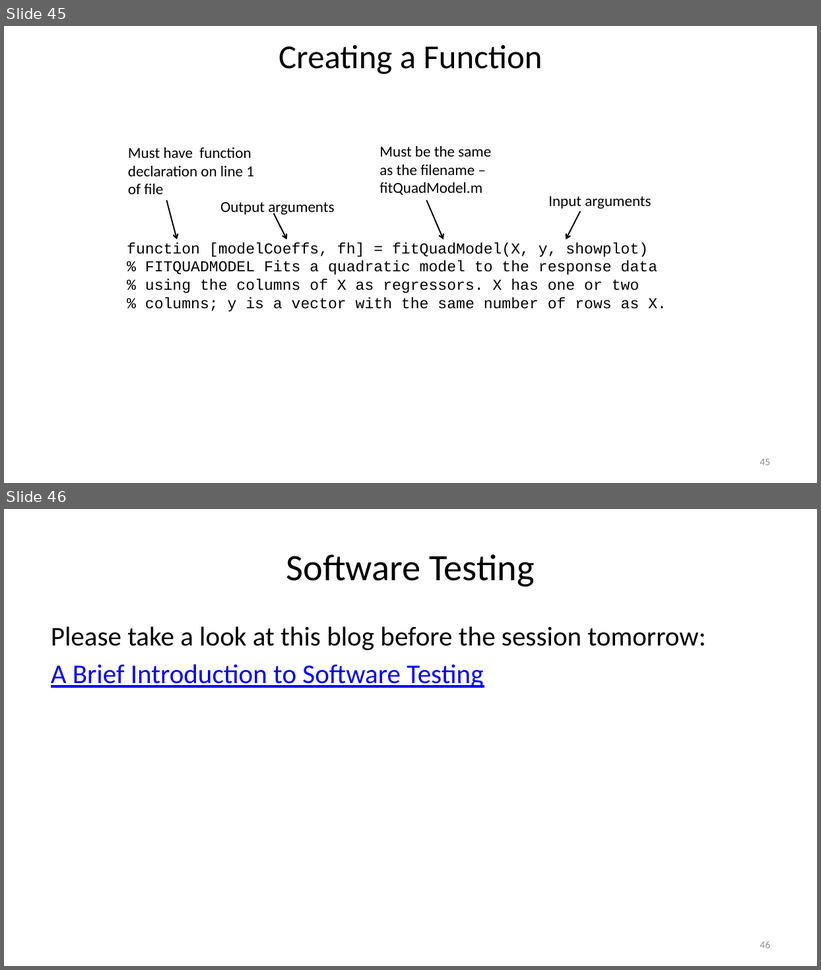
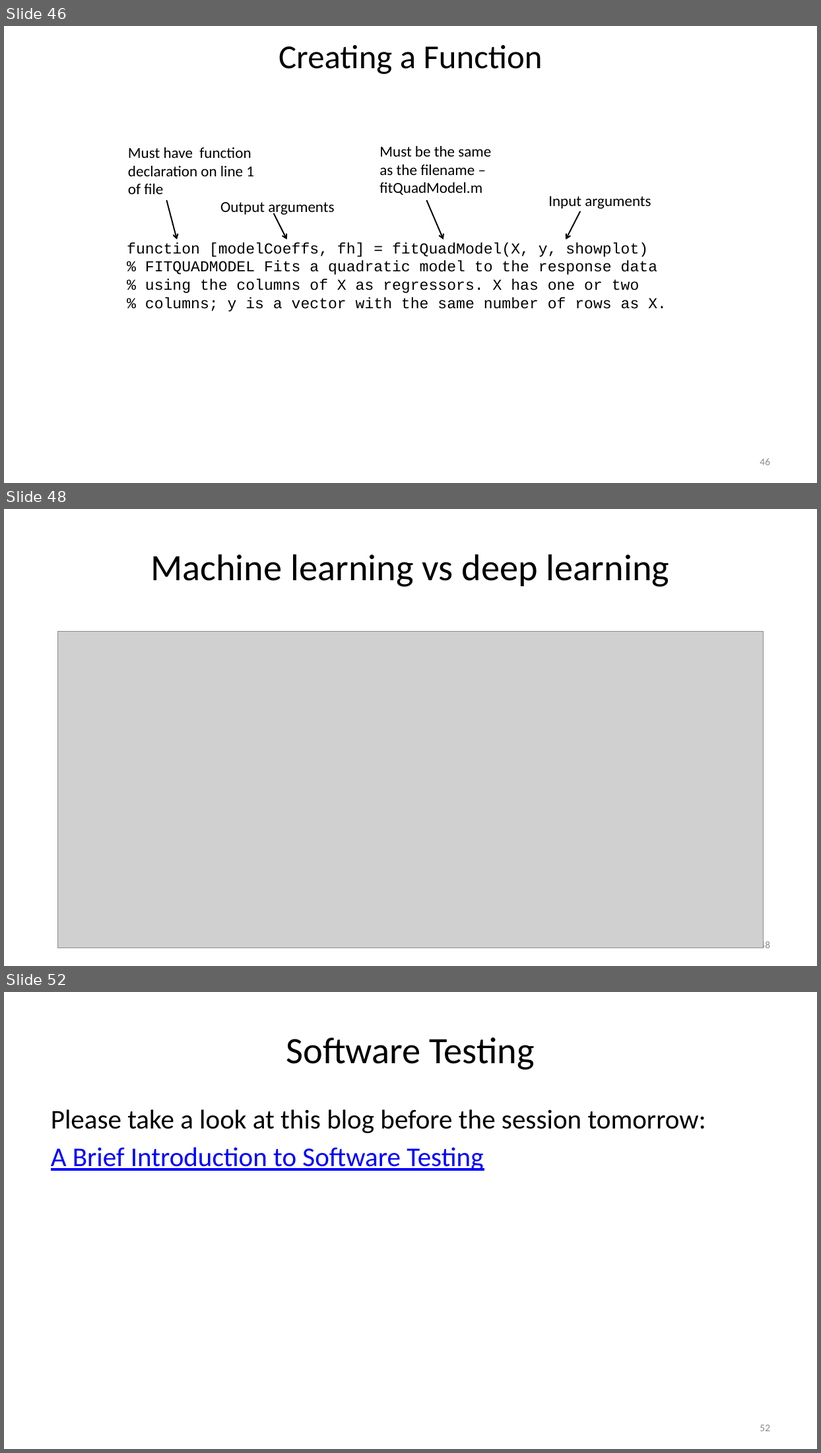
Before and after one commit to louisepb/Nottingham_Workshop, a slide deck: InstructorMaterials/Best Practices for Software Development using MATLAB.pptx. Shown one above the other, each under a label of ours: slides 45 and 46 before the commit, slides 46, 48 and 52 after it; the slides between them are not shown. The pictures are 821x970 and 821x1453 pixels, drawn with LibreOffice and Linux fonts; fonts in the diff are those of the drawing; grey boxes stand for pictures. Boxes give left, top, right and bottom in pixels: in the first picture for what was removed or moved away, otherwise in the second. Text is boxed around its words. In the diff, an @@ line names an element or a change of style, - is before the commit and + after.

```diff
--- a/InstructorMaterials/Best Practices for Software Development using MATLAB.pptx
+++ b/InstructorMaterials/Best Practices for Software Development using MATLAB.pptx
@@ slide 48 added at (x1=4, y1=509, x2=817, y2=966), background #FFFFFF @@
@@ title added at (x1=151, y1=554, x2=669, y2=587), 44 pt, text #000000 @@
+Machine learning vs deep learning
@@ picture added at (x1=58, y1=632, x2=764, y2=948) @@
@@ page number added at (x1=760, y1=940, x2=770, y2=949), 12 pt, text #8C8C8C @@
+48
@@ what was slide 45 is now slide 46 @@
@@ page number at (x1=760, y1=458, x2=770, y2=466): text changed @@
-45
+46
@@ what was slide 46 is now slide 52 @@
@@ page number at (x1=760, y1=1425, x2=770, y2=1432): text changed @@
-46
+52
```
Also in this commit, not shown: 5 other slides added.
